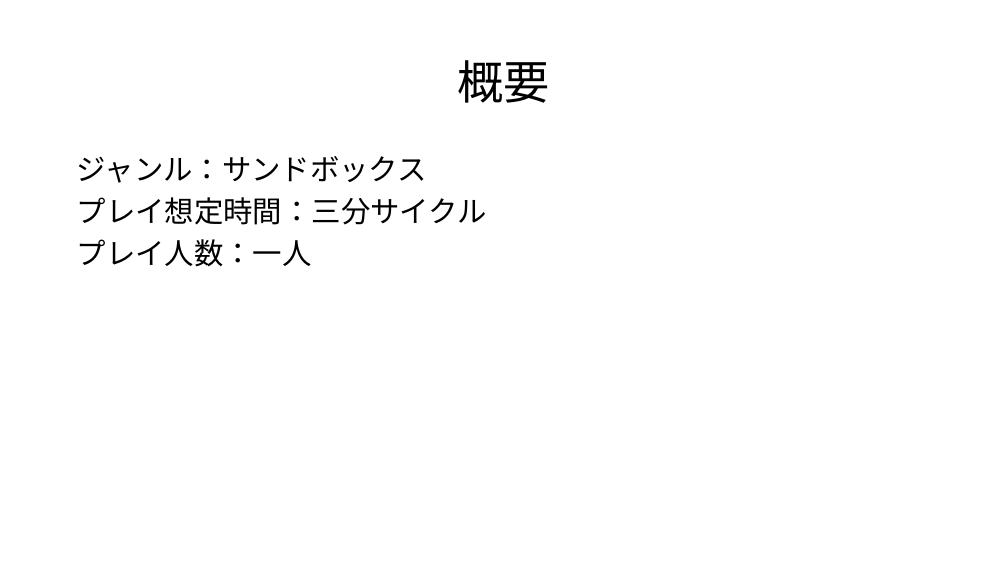
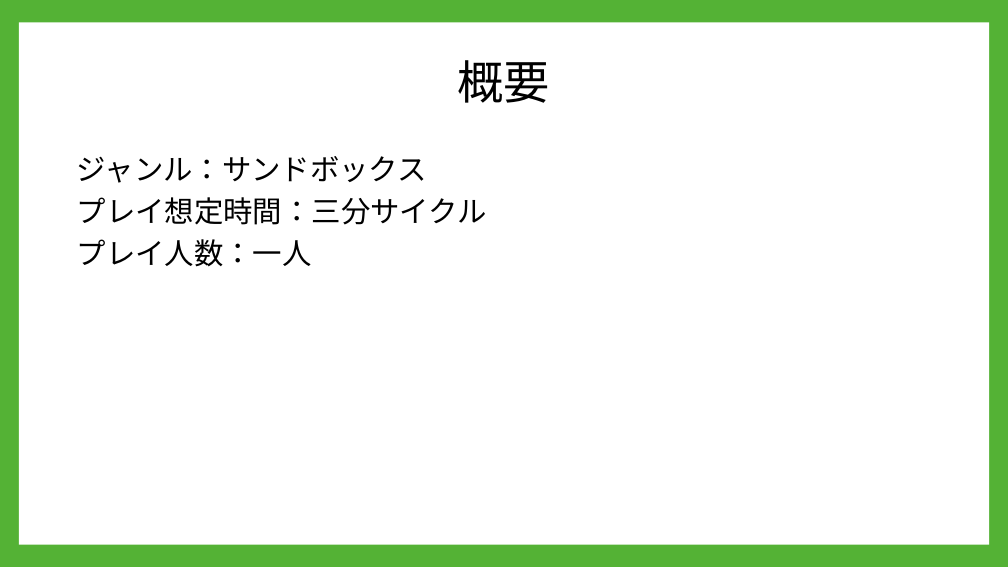
Before and after one commit to A23019/GC_A3_1, a slide deck: slide 2 of 企画/PowerPoint/企画案２.pptx. Drawn at 1008x567 pixels with LibreOffice and Linux fonts; fonts in the diff are those of the drawing. Boxes give left, top, right and bottom in pixels: in the first picture for what was removed or moved away, otherwise in the second. Text is boxed around its words. In the diff, an @@ line names an element or a change of style, - is before the commit and + after.

```diff
--- a/企画/PowerPoint/企画案２.pptx
+++ b/企画/PowerPoint/企画案２.pptx
@@ background #FFFFFF to #54B235 @@
@@ rectangle added at (x1=19, y1=23, x2=989, y2=545), fill #FFFFFF @@
```
Also in this commit, not shown: 5 other slides changed, 1 other file.
